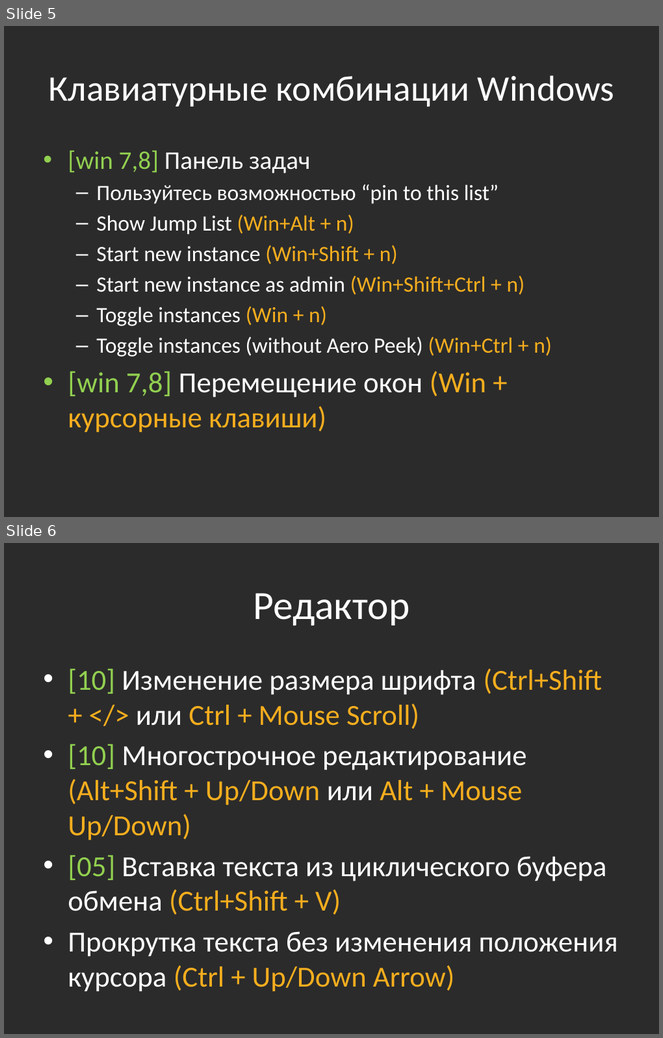
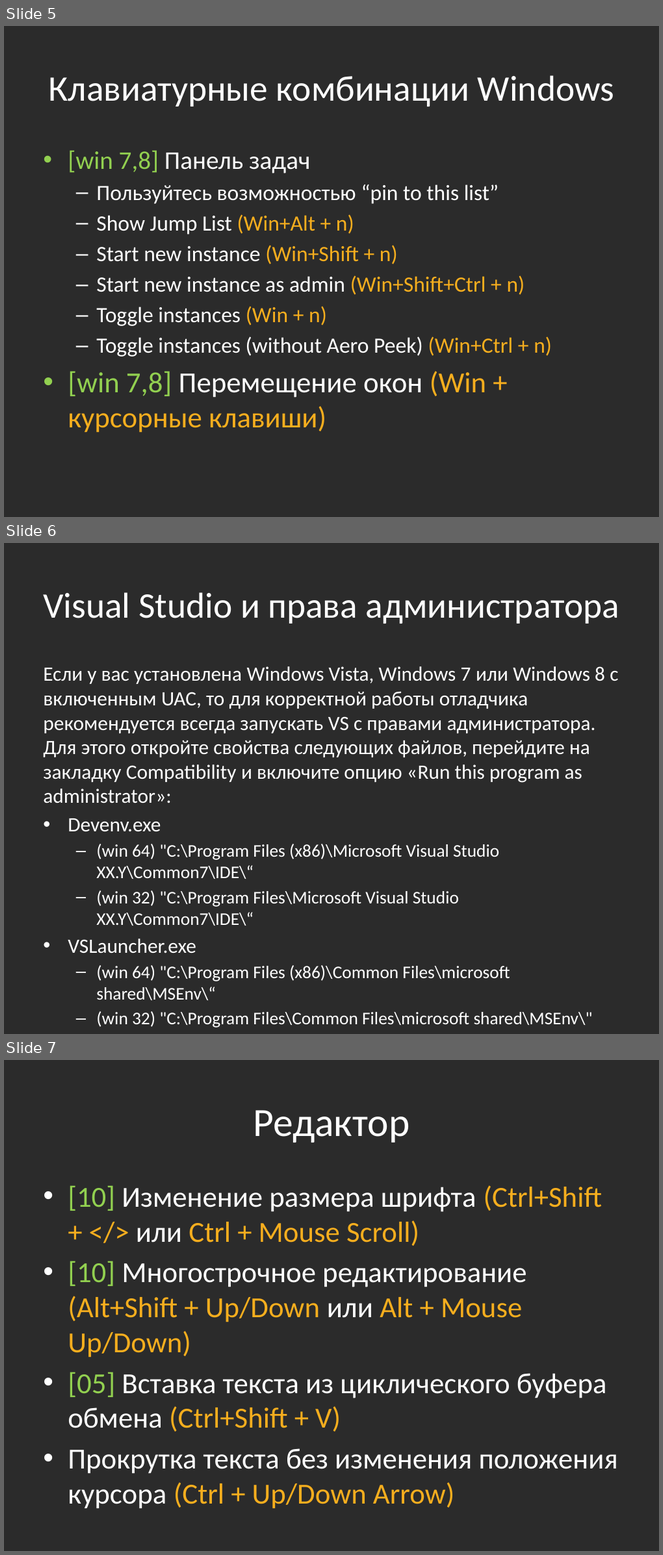
Before and after one commit to bazile/Training, a slide deck: Presentation/tools-visual-studio.pptx. Shown one above the other, each under a label of ours: slides 5 and 6 before the commit, slides 5, 6 and 7 after it. The pictures are 663x1038 and 663x1555 pixels, drawn with LibreOffice and Linux fonts; fonts in the diff are those of the drawing; background and template pictures are left out; a plain dark background stands for a picture behind light text. Boxes give left, top, right and bottom in pixels: in the first picture for what was removed or moved away, otherwise in the second. Text is boxed around its words. In the diff, an @@ line names an element or a change of style, - is before the commit and + after.

```diff
--- a/Presentation/tools-visual-studio.pptx
+++ b/Presentation/tools-visual-studio.pptx
@@ slide 6 added at bbox=[4, 543, 659, 1034], background picture (left out) @@
@@ title added at bbox=[43, 592, 620, 624], 39.6 pt, text #FFFFFF @@
+Visual Studio и права администратора
@@ text added at bbox=[43, 667, 618, 1028], 22.4 pt, text #FFFFFF @@
+Если у вас установлена Windows Vista, Windows 7 или Windows 8 с включенным UAC, то для корректной работы отладчика рекомендуется всегда запускать VS с правами администратора. Для этого откройте свойства следующих файлов, перейдите на закладку Compatibility и включите опцию «Run this program as administrator»:
+• Devenv.exe
+  – (win 64) "C:\Program Files (x86)\Microsoft Visual Studio XX.Y\Common7\IDE\“
+  – (win 32) "C:\Program Files\Microsoft Visual Studio XX.Y\Common7\IDE\“
+• VSLauncher.exe
+  – (win 64) "C:\Program Files (x86)\Common Files\microsoft shared\MSEnv\“
+  – (win 32) "C:\Program Files\Common Files\microsoft shared\MSEnv\"
@@ what was slide 6 is now slide 7 @@
```
Also in this commit, not shown: 1 slide changed, 1 other file.
